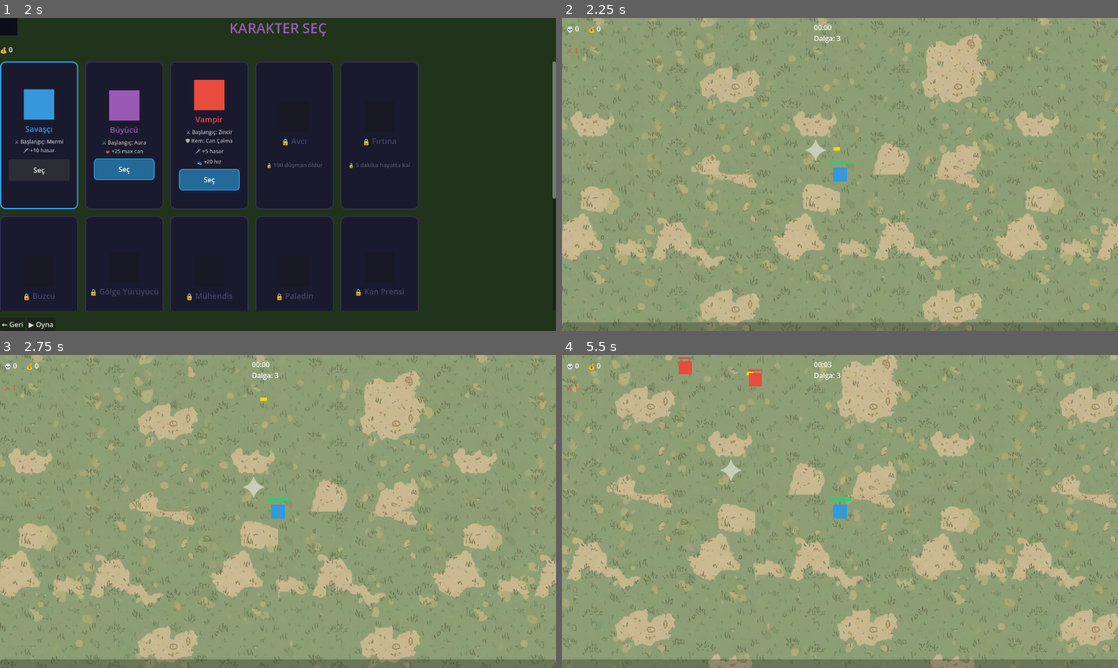
Above: before the commit, frames 1-4 (two rows, left to right).
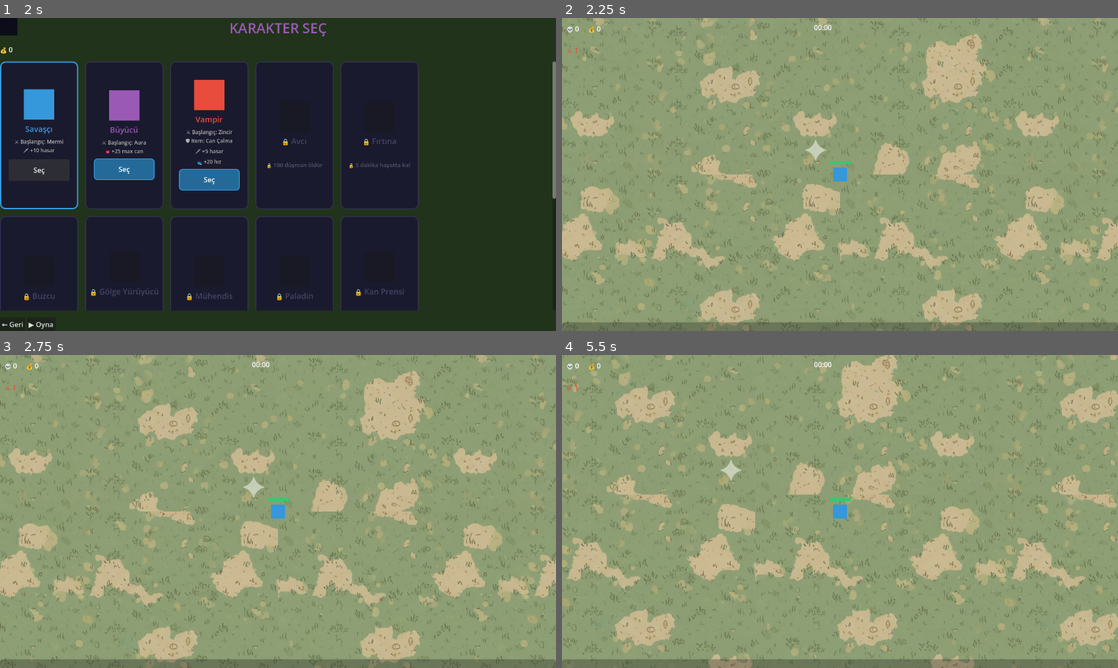
Above: after the commit, the same moments.

Repository: jegy911/survivors-clone
Game: Godot game, scene res://ui/main_menu.tscn
Two runs of this game, one before a commit and one after it. Both use one fixed random seed, a clock stepped at 60 frames per second and the inputs below.
Inputs:
- Up to frame 1 (2 s): click "▶ OYNA" at 0.5 s; click "Seç" at 1.25 s
- Up to frame 2 (2.25 s): click "▶ Oyna" at 2 s
- Up to frame 3 (2.75 s): no input
- Up to frame 4 (5.5 s): tap Enter at 2.75 s; hold Right (ui_right) 2.78-3.53 s; hold Down (ui_down) 3.53-4.28 s; hold Right (ui_right) 4.28-5.03 s; hold Up (ui_up) from 5.03 s (still down)

Frame 1 is identical in both runs. In frame 2, less than 0.1% of the frame differs, in the area x 45-51%, y 5-43%; in frame 3, less than 0.1%; in frame 4, 0.3%, in the area x 20-51%, y 0-10%.
Error after the commit: Parse Error: Closing ")" doesn't have an opening counterpart. (res://main/main.gd:122)

Commit message:
Update main.gd

Diff:
--- a/main/main.gd
+++ b/main/main.gd
@@ -12,16 +12,17 @@
 var giant_scene = preload("res://enemies/giant.tscn")
 
 var spawn_timer = 0.0
-var spawn_interval = 3.5
-var enemies_per_wave = 3
+var spawn_interval = 0.8
+var enemies_per_wave = 5
 var wave_timer = 0.0
 var wave_interval = 60.0
 var wave_count = 0
 var reward_active = false
+var vacuum_spawn_timer = 120.0
 var game_timer = 0.0
 
 # Boss takibi
-var mini_boss_times = [180, 360, 600, 900, 1140, 1380, 1620]  # saniye cinsinden
+var mini_boss_times = [300, 600, 900, 1200, 1500]
 var next_mini_boss_index = 0
 var final_boss_spawned = false
 
@@ -55,7 +56,7 @@
 
 func get_effective_spawn_interval() -> float:
 	var curse = get_curse_level()
-	return max(0.8, spawn_interval * (1.0 - curse * 0.10))
+	return max(0.2, spawn_interval * (1.0 - curse * 0.10))
 
 func get_effective_enemies_per_wave() -> int:
 	return enemies_per_wave + get_curse_level()
@@ -102,25 +103,40 @@
 	if wave_timer >= wave_interval:
 		wave_timer = 0.0
 		wave_count += 1
-		enemies_per_wave += 1
-		spawn_interval = max(0.8, spawn_interval - 0.15)
+		enemies_per_wave += 2
+		spawn_interval = max(0.2, spawn_interval - 0.08)
 		_show_wave_reward()
 
 	# Spawn
 	spawn_timer -= delta
 	if spawn_timer <= 0:
-		var current_count = get_tree().get_nodes_in_group("enemies").size()
-		if current_count < MAX_ENEMIES:
-			var to_spawn = min(get_effective_enemies_per_wave(), MAX_ENEMIES - current_count)
-			for i in to_spawn:
-				spawn_random_enemy()
+		var to_spawn = get_effective_enemies_per_wave()
+		for i in to_spawn:
+			spawn_random_enemy()
 		spawn_timer = get_effective_spawn_interval()
 
+	# Vacuum orb spawn
+	vacuum_spawn_timer -= delta
+	if vacuum_spawn_timer <= 0:
+		vacuum_spawn_timer = randf_range(90.0, 150.0)
+		_spawn_vacuum_orb())
+
 func update_timer_label():
-	var minutes = int(game_timer) / 60
-	var seconds = int(game_timer) % 60
-	timer_label.text = "%02d:%02d" % [minutes, seconds]
-	wave_label.text = "Dalga: " + str(enemies_per_wave)
+	if game_timer <= 1800.0:
+		var remaining = 1800.0 - game_timer
+		var minutes = int(remaining) / 60
+		var seconds = int(remaining) % 60
+		timer_label.text = "%02d:%02d" % [minutes, seconds]
+		timer_label.add_theme_color_override("font_color", Color("#FFFFFF"))
+		timer_label.add_theme_font_size_override("font_size", 18)
+	else:
+		var over = game_timer - 1800.0
+		var minutes = int(over) / 60
+		var seconds = int(over) % 60
+		timer_label.text = "%02d:%02d" % [minutes, seconds]
+		timer_label.add_theme_color_override("font_color", Color("#8B0000"))
+		timer_label.add_theme_font_size_override("font_size", 24)
+	wave_label.text = "Dalga: " + str(wave_count)
 
 func _apply_scaling(enemy: Node):
 	var hp_mult = get_enemy_hp_multiplier()
@@ -188,133 +204,64 @@
 	var t = game_timer
 	var roll = randf()
 
-	# 0:00 - 1:00 → sadece zayıf temel
-	if t < 60:
-		var e = enemy_scene.instantiate()
-		e.set_meta("weak_mode", true)
-		return e
-
-	# 1:00 - 2:00 → temel + ilk fast enemy girişi
-	elif t < 120:
-		if roll < 0.7:
-			var e = enemy_scene.instantiate()
-			if roll < 0.3:
-				e.set_meta("weak_mode", true)
-			return e
+	# İlk 2 dakika: sadece basic ve fast (level-1)
+	if t < 120:
+		if roll < 0.55:
+			return enemy_scene.instantiate()
 		else:
 			return fast_enemy_scene.instantiate()
 
-	# 2:00 - 3:00 → fast dominant + exploder girişi
-	elif t < 180:
-		if roll < 0.15:
-			return enemy_scene.instantiate()
-		elif roll < 0.65:
+	# 2+ dakika: her zaman %30 level-1 düşman
+	if roll < 0.30:
+		if randf() > 0.5:
 			return fast_enemy_scene.instantiate()
 		else:
-			return exploder_scene.instantiate()
-
-	# 3:00 - 4:00 → fast + exploder + dasher girişi
-	elif t < 240:
-		if roll < 0.10:
 			return enemy_scene.instantiate()
-		elif roll < 0.40:
-			return fast_enemy_scene.instantiate()
-		elif roll < 0.65:
-			return exploder_scene.instantiate()
-		else:
-			return dasher_scene.instantiate()
-
-	# 4:00 - 6:00 → dasher dominant + tank girişi
+
+	var r = randf()
+
+	# 2:00 - 4:00
+	if t < 240:
+		if r < 0.5: return fast_enemy_scene.instantiate()
+		else: return dasher_scene.instantiate()
+	# 4:00 - 6:00
 	elif t < 360:
-		if roll < 0.10:
-			return fast_enemy_scene.instantiate()
-		elif roll < 0.20:
-			return exploder_scene.instantiate()
-		elif roll < 0.60:
-			return dasher_scene.instantiate()
-		else:
-			return tank_enemy_scene.instantiate()
-
-	# 6:00 - 8:00 → tank + fast + ranged girişi
+		if r < 0.35: return fast_enemy_scene.instantiate()
+		elif r < 0.65: return dasher_scene.instantiate()
+		else: return tank_enemy_scene.instantiate()
+	# 6:00 - 8:00 (hâlâ exploder yok)
 	elif t < 480:
-		if roll < 0.15:
-			return fast_enemy_scene.instantiate()
-		elif roll < 0.40:
-			return tank_enemy_scene.instantiate()
-		elif roll < 0.65:
-			return dasher_scene.instantiate()
-		else:
-			return ranged_enemy_scene.instantiate()
-
-	# 8:00 - 10:00 → ranged dominant + healer girişi
+		if r < 0.30: return dasher_scene.instantiate()
+		elif r < 0.60: return tank_enemy_scene.instantiate()
+		else: return healer_scene.instantiate()
+	# 8:00 - 10:00 → exploder giriyor
 	elif t < 600:
-		if roll < 0.10:
-			return tank_enemy_scene.instantiate()
-		elif roll < 0.20:
-			return dasher_scene.instantiate()
-		elif roll < 0.60:
-			return ranged_enemy_scene.instantiate()
-		else:
-			return healer_scene.instantiate()
-
-	# 10:00 - 13:00 → healer + tank + shield girişi
-	elif t < 780:
-		if roll < 0.15:
-			return ranged_enemy_scene.instantiate()
-		elif roll < 0.35:
-			return tank_enemy_scene.instantiate()
-		elif roll < 0.60:
-			return healer_scene.instantiate()
-		else:
-			return shield_enemy_scene.instantiate()
-
-	# 13:00 - 16:00 → shield + ranged + giant girişi
-	elif t < 960:
-		if roll < 0.10:
-			return tank_enemy_scene.instantiate()
-		elif roll < 0.25:
-			return healer_scene.instantiate()
-		elif roll < 0.55:
-			return shield_enemy_scene.instantiate()
-		elif roll < 0.80:
-			return ranged_enemy_scene.instantiate()
-		else:
-			return giant_scene.instantiate()
-
-	# 16:00 - 20:00 → giant + dasher ağır karışım
+		if r < 0.25: return exploder_scene.instantiate()
+		elif r < 0.50: return tank_enemy_scene.instantiate()
+		elif r < 0.75: return dasher_scene.instantiate()
+		else: return healer_scene.instantiate()
+	# 10:00 - 15:00
+	elif t < 900:
+		if r < 0.20: return exploder_scene.instantiate()
+		elif r < 0.40: return tank_enemy_scene.instantiate()
+		elif r < 0.60: return healer_scene.instantiate()
+		elif r < 0.80: return shield_enemy_scene.instantiate()
+		else: return dasher_scene.instantiate()
+	# 15:00 - 20:00
 	elif t < 1200:
-		if roll < 0.15:
-			return shield_enemy_scene.instantiate()
-		elif roll < 0.30:
-			return healer_scene.instantiate()
-		elif roll < 0.50:
-			return giant_scene.instantiate()
-		elif roll < 0.70:
-			return dasher_scene.instantiate()
-		else:
-			return ranged_enemy_scene.instantiate()
-
-	# 20:00 - 25:00 → tam kaos karışım
-	elif t < 1500:
-		match randi() % 7:
-			0: return fast_enemy_scene.instantiate()
-			1: return tank_enemy_scene.instantiate()
-			2: return ranged_enemy_scene.instantiate()
-			3: return dasher_scene.instantiate()
-			4: return healer_scene.instantiate()
-			5: return shield_enemy_scene.instantiate()
-			6: return giant_scene.instantiate()
-
-	# 25:00 - 30:00 → elite ağırlıklı tam kaos
+		if r < 0.20: return giant_scene.instantiate()
+		elif r < 0.40: return shield_enemy_scene.instantiate()
+		elif r < 0.60: return healer_scene.instantiate()
+		elif r < 0.80: return exploder_scene.instantiate()
+		else: return tank_enemy_scene.instantiate()
+	# 20:00+
 	else:
-		match randi() % 6:
-			0: return tank_enemy_scene.instantiate()
-			1: return ranged_enemy_scene.instantiate()
-			2: return giant_scene.instantiate()
-			3: return shield_enemy_scene.instantiate()
-			4: return healer_scene.instantiate()
-			5: return dasher_scene.instantiate()
-
+		match randi() % 5:
+			0: return giant_scene.instantiate()
+			1: return shield_enemy_scene.instantiate()
+			2: return exploder_scene.instantiate()
+			3: return healer_scene.instantiate()
+			_: return tank_enemy_scene.instantiate()
 	return enemy_scene.instantiate()
 
 func spawn_mini_boss():
@@ -483,3 +430,55 @@
 	overlay.queue_free()
 	get_tree().paused = false
 	reward_active = false
+
+func _spawn_vacuum_orb():
+	var player = get_tree().get_first_node_in_group("player")
+	if player == null:
+		return
+
+	var orb_node = Node2D.new()
+	var body = ColorRect.new()
+	body.size = Vector2(20, 20)
+	body.position = Vector2(-10, -10)
+	body.color = Color("#00FFFF")
+	orb_node.add_child(body)
+
+	var area = Area2D.new()
+	area.collision_layer = 0
+	area.collision_mask = 1
+	var shape = CollisionShape2D.new()
+	var circle = CircleShape2D.new()
+	circle.radius = 18.0
+	shape.shape = circle
+	area.add_child(shape)
+	orb_node.add_child(area)
+
+	add_child(orb_node)
+
+	var angle = randf() * TAU
+	orb_node.global_position = player.global_position + Vector2(cos(angle), sin(angle)) * randf_range(100.0, 250.0)
+
+	var pulse = body.create_tween()
+	pulse.set_loops()
+	pulse.tween_property(body, "modulate:a", 0.3, 0.4)
+	pulse.tween_property(body, "modulate:a", 1.0, 0.4)
+
+	var collected = false
+	area.body_entered.connect(func(b):
+		if collected:
+			return
+		if b.is_in_group("player"):
+			collected = true
+			var xp_orbs = get_tree().get_nodes_in_group("xp_orbs")
+			for xo in xp_orbs:
+				if xo.has_method("vacuum_attract"):
+					xo.vacuum_attract()
+			b.show_floating_text("🌀 VAKUM!", orb_node.global_position + Vector2(0, -40), Color("#00FFFF"), 20)
+			orb_node.queue_free()
+	)
+
+	await get_tree().create_timer(15.0).timeout
+	if is_instance_valid(orb_node) and not collected:
+		var fade = body.create_tween()
+		fade.tween_property(body, "modulate:a", 0.0, 1.0)
+		fade.tween_callback(orb_node.queue_free)
